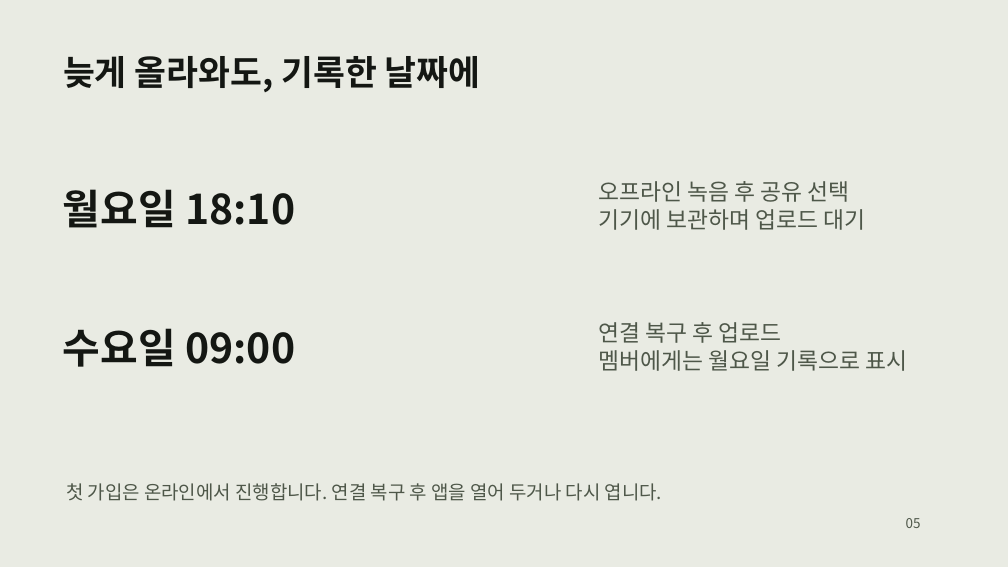
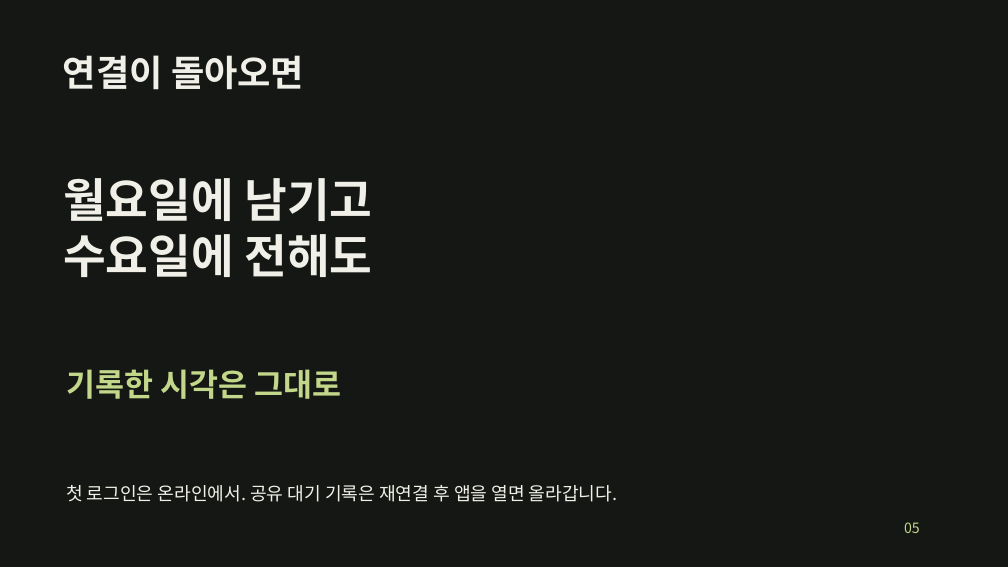
Before and after one commit to JeongHanAh/2026COM-s-Hackathon, a slide deck: slide 5 of submission/01_발표자료.pptx. Drawn at 1008x567 pixels with LibreOffice and Linux fonts; fonts in the diff are those of the drawing. Boxes give left, top, right and bottom in pixels: in the first picture for what was removed or moved away, otherwise in the second. Text is boxed around its words. In the diff, an @@ line names an element or a change of style, - is before the commit and + after.

```diff
--- a/submission/01_발표자료.pptx
+++ b/submission/01_발표자료.pptx
@@ background #E9EBE3 to #141713 @@
@@ text at bbox=[63, 55, 304, 90]: text changed; size 33 to 34.5 pt; text colour #141713 to #F0F0E8 @@
-늦게 올라와도, 기록한 날짜에
+연결이 돌아오면
@@ text added at bbox=[63, 178, 372, 277], 44.2 pt, text #F0F0E8, bold @@
+월요일에 남기고
+수요일에 전해도
@@ text removed at bbox=[63, 189, 295, 228] @@
-월요일 18:10
@@ text removed at bbox=[598, 181, 865, 230] @@
-오프라인 녹음 후 공유 선택
-기기에 보관하며 업로드 대기
@@ text removed at bbox=[63, 328, 295, 367] @@
-수요일 09:00
@@ text removed at bbox=[598, 322, 907, 371] @@
-연결 복구 후 업로드
-멤버에게는 월요일 기록으로 표시
@@ text added at bbox=[66, 369, 341, 399], 30 pt, text #C2D78A, bold @@
+기록한 시각은 그대로
@@ text at bbox=[66, 485, 618, 502]: text changed; size 18 to 17.2 pt; text colour #4E5749 to #F0F0E8 @@
-첫 가입은 온라인에서 진행합니다. 연결 복구 후 앱을 열어 두거나 다시 엽니다.
+첫 로그인은 온라인에서. 공유 대기 기록은 재연결 후 앱을 열면 올라갑니다.
@@ text "05" at bbox=[904, 522, 920, 533]: size 12.8 to 13.5 pt, text colour #4E5749 to #C2D78A @@
```
Also in this commit, not shown: 2 other slides changed, 7 slides added, 7 slides removed, 6 other files.
